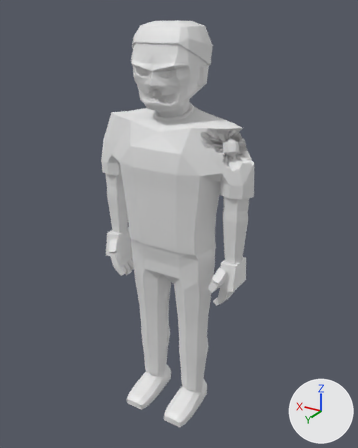
One commit to the glTF model assets/models/zombie_civilian_m_b4.glb: the scene before it, then after it.
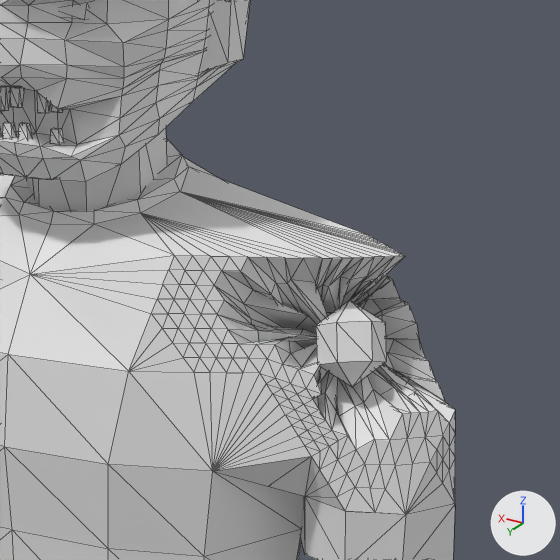
Each version is shown whole from a camera (50 mm lens) standing at (-1.165, 1.886, 1.975) and looking at (-0.025, -0.014, 1.025), then close up on the part from 43% to 78% of the width and 16% to 44% of the height. Arrows for +X, +Y and +Z are at lower right; the lights stay in place. The older version's two pictures come first. The close-ups show mesh edges as thin lines. Vertices at exactly the same position are counted once.

Names of what the first close-up shows: 'zombie_civilian_m_b4'.
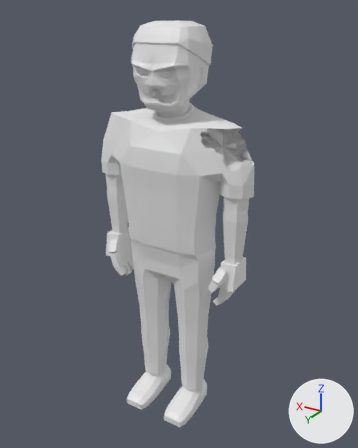
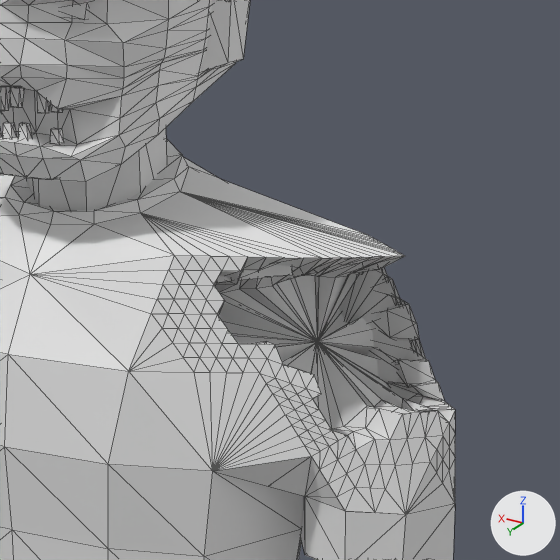
Edits to the bpy script that builds the scene:
```text
Change me_zombie_civilian_m_b4:
    used by ob_zombie_civilian_m_b4; location = (0.0, 0.0, 0.0)
    remove me_zombie_civilian_m_b4.from_pydata(...)  # 1672 vertices, 3177 faces; spans x -0.41..0.41, y -0.16..0.22, z 0.0..1.94
    add me_zombie_civilian_m_b4.from_pydata(...)  # 1754 vertices, 3325 faces; spans x -0.41..0.41, y -0.16..0.22, z 0.0..1.94
    me_zombie_civilian_m_b4 part 1: a new loose piece of 20 vertices spanning x -0.24..-0.02, y 0.01..0.1, z 1.47..1.52
    me_zombie_civilian_m_b4 part 2
    15 vertices are removed from x -0.33..-0.24, y -0.03..0.06, z 1.41..1.47
    64 faces are deleted
    4 vertices in x -0.31..-0.28, y -0.05..0.0, z 1.47..1.51 move by (0.01, -0.02, 0.01)
    3 vertices in x -0.22..-0.2, y 0.04..0.05, z 1.45..1.48 move by (0.04, 0.01, 0.0)
    3 vertices in x -0.36..-0.33, y -0.03..0.0, z 1.4..1.41 move by (0.0, -0.02, -0.02)
    3 vertices in x -0.27..-0.25, y -0.05..-0.02, z 1.45..1.46 move by (0.01, -0.04, 0.03)
    108 vertices move from x -0.35..-0.2, y -0.05..0.05, z 1.38..1.51 to x -0.36..-0.02, y -0.1..0.05, z 1.35..1.52
    49 vertices are added at x -0.3..-0.01, y -0.12..0.1, z 1.29..1.51
    124 new faces join them
    other edits to the shape of me_zombie_civilian_m_b4 do not show in these pictures
```

What differs and where, as boxes (x1, y1, x2, y2) in the close-ups (560 x 560 px; the box of a moved part takes in the faces that stretch with it):
part 1 of me_zombie_civilian_m_b4, added
    after: (215, 264, 293, 283)
part 2 of me_zombie_civilian_m_b4, moved or reshaped
    both: (214, 256, 455, 450)
